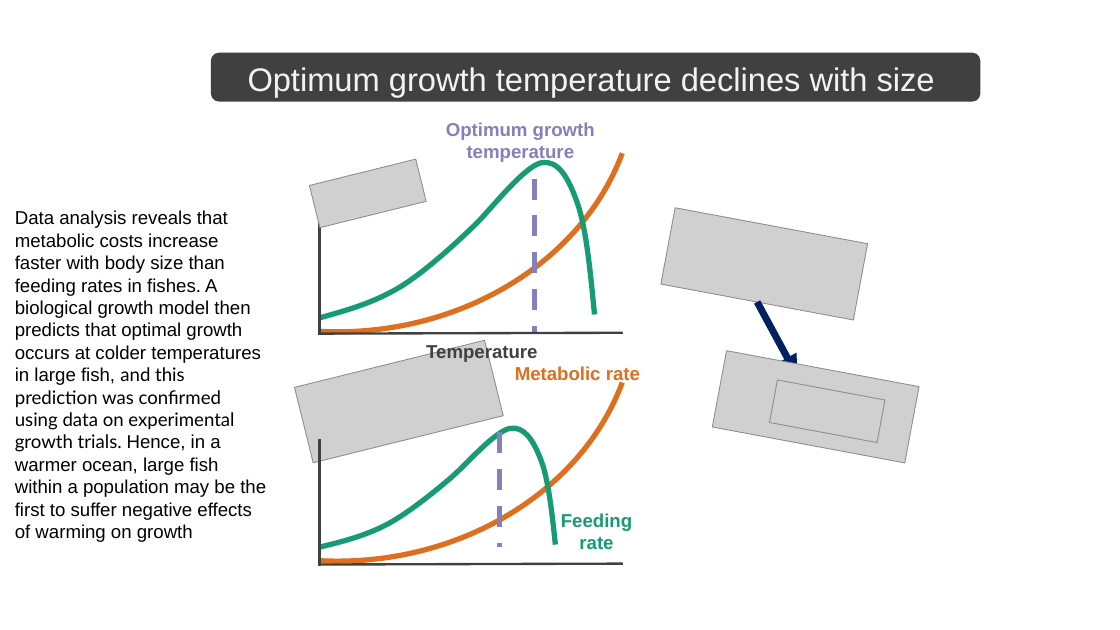
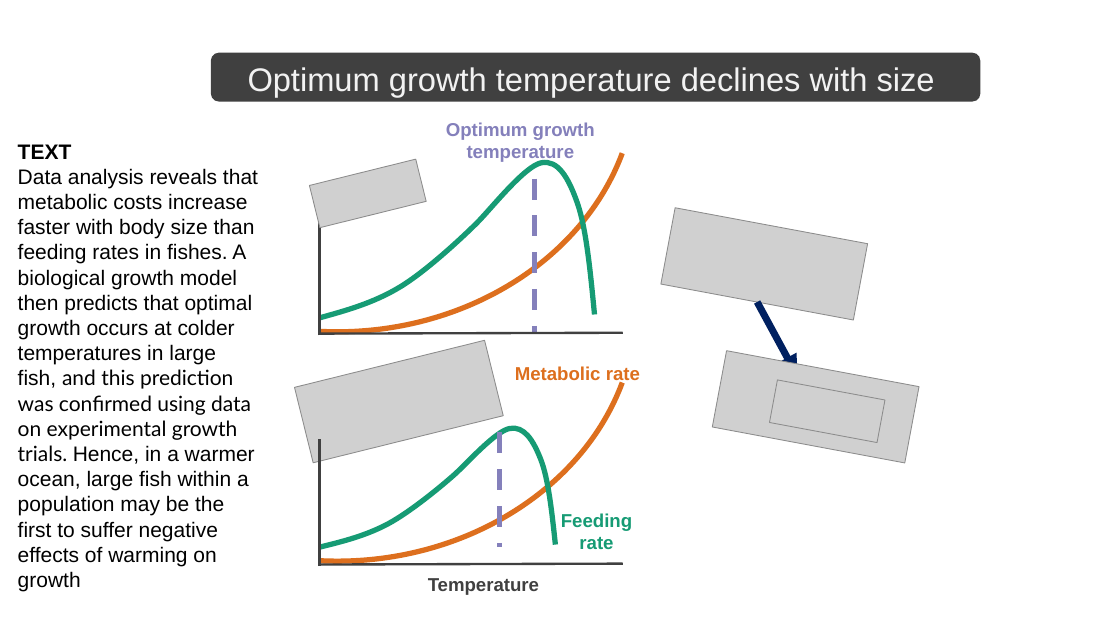
Before and after one commit to maxlindmark/scaling, a slide deck: slide 1 of text/GCB/v3_GCB-GRAPHICAL-ABSTRACT.pptx. Drawn at 1120x630 pixels with LibreOffice and Linux fonts; fonts in the diff are those of the drawing; grey boxes stand for pictures. Boxes give left, top, right and bottom in pixels: in the first picture for what was removed or moved away, otherwise in the second. Text is boxed around its words. In the diff, an @@ line names an element or a change of style, - is before the commit and + after.

```diff
--- a/text/GCB/v3_GCB-GRAPHICAL-ABSTRACT.pptx
+++ b/text/GCB/v3_GCB-GRAPHICAL-ABSTRACT.pptx
@@ text "TEXT": place and size @@
-text "TEXT" at (15,210,266,542)
+text "TEXT" at (18,144,258,592)
@@ text "TEXT" at (18,144,258,592): vertical alignment middle to top @@
@@ text at (18,144,72,159): paragraph added @@
+TEXT
@@ text at (18,168,258,592): size 16 to 18 pt @@
@@ text "Temperature": place and size @@
-text "Temperature" at (426,343,537,362)
+text "Temperature" at (428,578,539,595)
```
Also in this commit, not shown: 7 other files.
